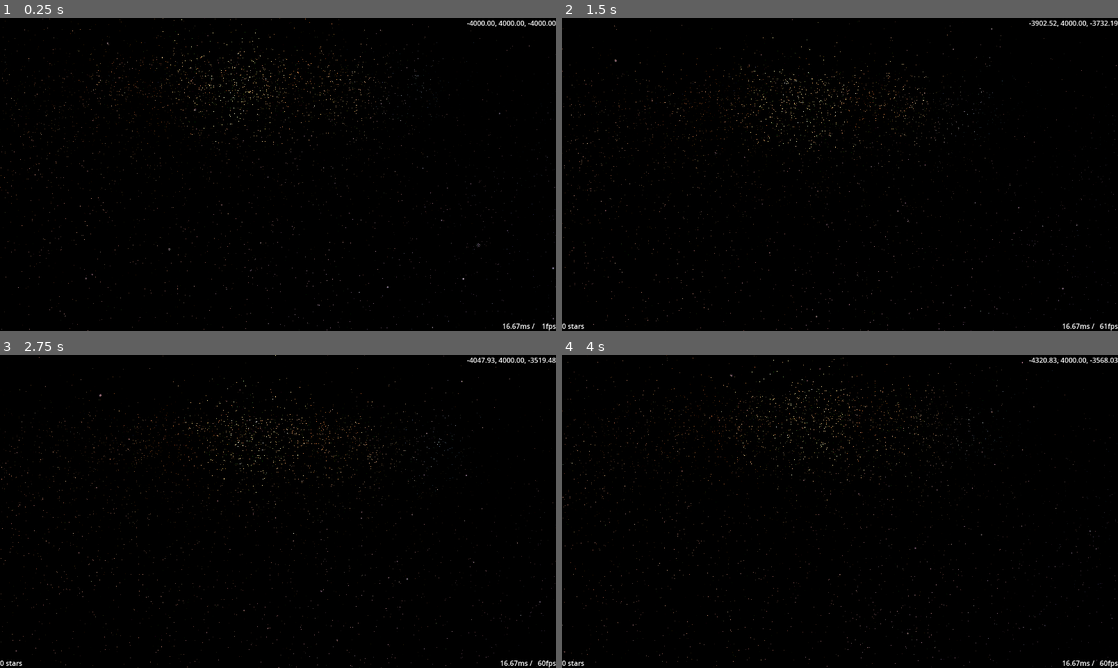
Above: before the commit, frames 1-4 (two rows, left to right).
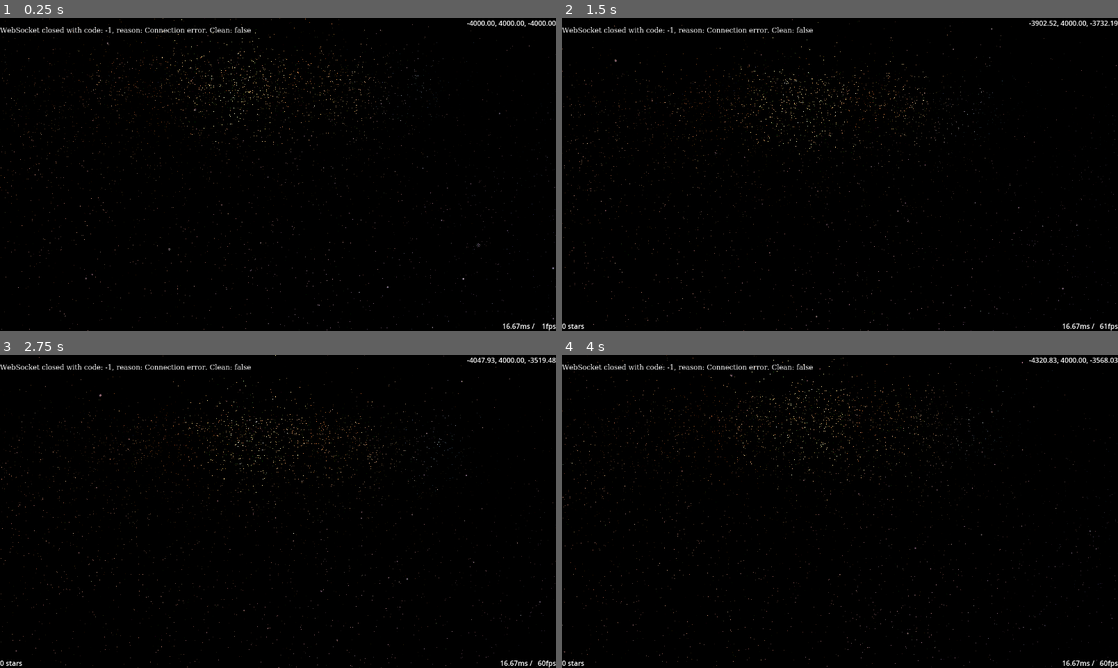
Above: after the commit, the same moments.

Repository: HansAcker/eddn-godot
Game: Godot game, scene res://Main.tscn
Same seed, same stepped clock (60 frames per second), same inputs: the game is played once before the commit and once after it.
Inputs:
- Up to frame 1 (0.25 s): no input
- Up to frame 2 (1.5 s): tap Enter (toggle_fullscreen) at 0.5 s; hold Delete (clear) 0.53-1.28 s; hold W (move_forward) from 0.53 s (still down); tap C (look_down) at 1.35 s
- Up to frame 3 (2.75 s): release W (move_forward) at 2.03 s; hold A (move_left) from 2.03 s (still down); tap Q (look_left) at 2.1 s
- Up to frame 4 (4 s): tap E (look_right) at 2.85 s; release A (move_left) at 3.53 s; hold S (move_back) from 3.53 s (still down); tap Z (look_up) at 3.6 s

The runs differ from the first frame. In frame 1, 0.4% of the frame differs, in the area x 0-46%, y 2-6%; in frame 2, 0.4%; in frame 3, 0.4%; in frame 4, 0.4%.

Commit message:
reduced deadzone for movement

Diff:
--- a/project.godot
+++ b/project.godot
@@ -32,71 +32,71 @@
 [input]
 
 move_forward={
-"deadzone": 0.5,
+"deadzone": 0.1,
 "events": [Object(InputEventKey,"resource_local_to_scene":false,"resource_name":"","device":-1,"window_id":0,"alt_pressed":false,"shift_pressed":false,"ctrl_pressed":false,"meta_pressed":false,"pressed":false,"keycode":0,"physical_keycode":87,"key_label":0,"unicode":119,"echo":false,"script":null)
 , Object(InputEventJoypadMotion,"resource_local_to_scene":false,"resource_name":"","device":-1,"axis":1,"axis_value":-1.0,"script":null)
 ]
 }
 move_back={
-"deadzone": 0.5,
+"deadzone": 0.1,
 "events": [Object(InputEventKey,"resource_local_to_scene":false,"resource_name":"","device":-1,"window_id":0,"alt_pressed":false,"shift_pressed":false,"ctrl_pressed":false,"meta_pressed":false,"pressed":false,"keycode":0,"physical_keycode":83,"key_label":0,"unicode":115,"echo":false,"script":null)
 , Object(InputEventJoypadMotion,"resource_local_to_scene":false,"resource_name":"","device":-1,"axis":1,"axis_value":1.0,"script":null)
 ]
 }
 move_left={
-"deadzone": 0.5,
+"deadzone": 0.1,
 "events": [Object(InputEventKey,"resource_local_to_scene":false,"resource_name":"","device":-1,"window_id":0,"alt_pressed":false,"shift_pressed":false,"ctrl_pressed":false,"meta_pressed":false,"pressed":false,"keycode":0,"physical_keycode":65,"key_label":0,"unicode":97,"echo":false,"script":null)
 , Object(InputEventJoypadMotion,"resource_local_to_scene":false,"resource_name":"","device":-1,"axis":0,"axis_value":-1.0,"script":null)
 ]
 }
 move_right={
-"deadzone": 0.5,
+"deadzone": 0.1,
 "events": [Object(InputEventKey,"resource_local_to_scene":false,"resource_name":"","device":-1,"window_id":0,"alt_pressed":false,"shift_pressed":false,"ctrl_pressed":false,"meta_pressed":false,"pressed":false,"keycode":0,"physical_keycode":68,"key_label":0,"unicode":100,"echo":false,"script":null)
 , Object(InputEventJoypadMotion,"resource_local_to_scene":false,"resource_name":"","device":-1,"axis":0,"axis_value":1.0,"script":null)
 ]
 }
 move_up={
-"deadzone": 0.5,
+"deadzone": 0.1,
 "events": [Object(InputEventKey,"resource_local_to_scene":false,"resource_name":"","device":-1,"window_id":0,"alt_pressed":false,"shift_pressed":false,"ctrl_pressed":false,"meta_pressed":false,"pressed":false,"keycode":0,"physical_keycode":82,"key_label":0,"unicode":114,"echo":false,"script":null)
 , Object(InputEventJoypadButton,"resource_local_to_scene":false,"resource_name":"","device":-1,"button_index":10,"pressure":0.0,"pressed":true,"script":null)
 ]
 }
 move_down={
-"deadzone": 0.5,
+"deadzone": 0.1,
 "events": [Object(InputEventKey,"resource_local_to_scene":false,"resource_name":"","device":-1,"window_id":0,"alt_pressed":false,"shift_pressed":false,"ctrl_pressed":false,"meta_pressed":false,"pressed":false,"keycode":0,"physical_keycode":70,"key_label":0,"unicode":102,"echo":false,"script":null)
 , Object(InputEventJoypadButton,"resource_local_to_scene":false,"resource_name":"","device":-1,"button_index":9,"pressure":0.0,"pressed":true,"script":null)
 ]
 }
 move_forward2={
-"deadzone": 0.5,
+"deadzone": 0.1,
 "events": [Object(InputEventJoypadMotion,"resource_local_to_scene":false,"resource_name":"","device":-1,"axis":5,"axis_value":1.0,"script":null)
 ]
 }
 move_back2={
-"deadzone": 0.5,
+"deadzone": 0.1,
 "events": [Object(InputEventJoypadMotion,"resource_local_to_scene":false,"resource_name":"","device":-1,"axis":4,"axis_value":1.0,"script":null)
 ]
 }
 look_up={
-"deadzone": 0.5,
+"deadzone": 0.1,
 "events": [Object(InputEventKey,"resource_local_to_scene":false,"resource_name":"","device":-1,"window_id":0,"alt_pressed":false,"shift_pressed":false,"ctrl_pressed":false,"meta_pressed":false,"pressed":false,"keycode":0,"physical_keycode":90,"key_label":0,"unicode":121,"echo":false,"script":null)
 , Object(InputEventJoypadMotion,"resource_local_to_scene":false,"resource_name":"","device":-1,"axis":3,"axis_value":-1.0,"script":null)
 ]
 }
 look_down={
-"deadzone": 0.5,
+"deadzone": 0.1,
 "events": [Object(InputEventKey,"resource_local_to_scene":false,"resource_name":"","device":-1,"window_id":0,"alt_pressed":false,"shift_pressed":false,"ctrl_pressed":false,"meta_pressed":false,"pressed":false,"keycode":0,"physical_keycode":67,"key_label":0,"unicode":99,"echo":false,"script":null)
 , Object(InputEventJoypadMotion,"resource_local_to_scene":false,"resource_name":"","device":-1,"axis":3,"axis_value":1.0,"script":null)
 ]
 }
 look_left={
-"deadzone": 0.5,
+"deadzone": 0.1,
 "events": [Object(InputEventKey,"resource_local_to_scene":false,"resource_name":"","device":-1,"window_id":0,"alt_pressed":false,"shift_pressed":false,"ctrl_pressed":false,"meta_pressed":false,"pressed":false,"keycode":0,"physical_keycode":81,"key_label":0,"unicode":113,"echo":false,"script":null)
 , Object(InputEventJoypadMotion,"resource_local_to_scene":false,"resource_name":"","device":-1,"axis":2,"axis_value":-1.0,"script":null)
 ]
 }
 look_right={
-"deadzone": 0.5,
+"deadzone": 0.1,
 "events": [Object(InputEventKey,"resource_local_to_scene":false,"resource_name":"","device":-1,"window_id":0,"alt_pressed":false,"shift_pressed":false,"ctrl_pressed":false,"meta_pressed":false,"pressed":false,"keycode":0,"physical_keycode":69,"key_label":0,"unicode":101,"echo":false,"script":null)
 , Object(InputEventJoypadMotion,"resource_local_to_scene":false,"resource_name":"","device":-1,"axis":2,"axis_value":1.0,"script":null)
 ]
